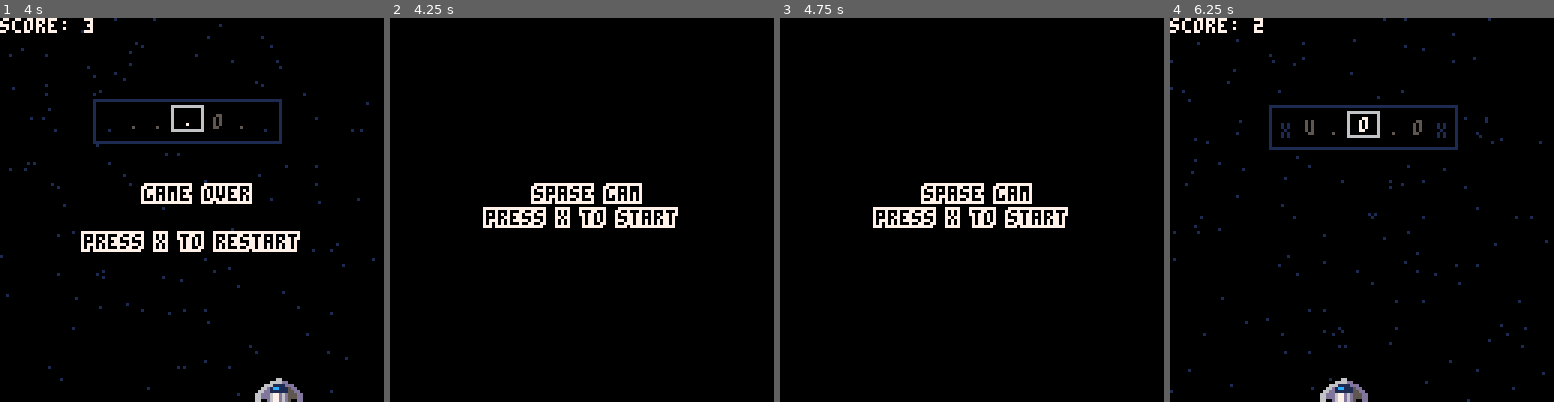
Above: before the commit, frames 1-4 (left to right).
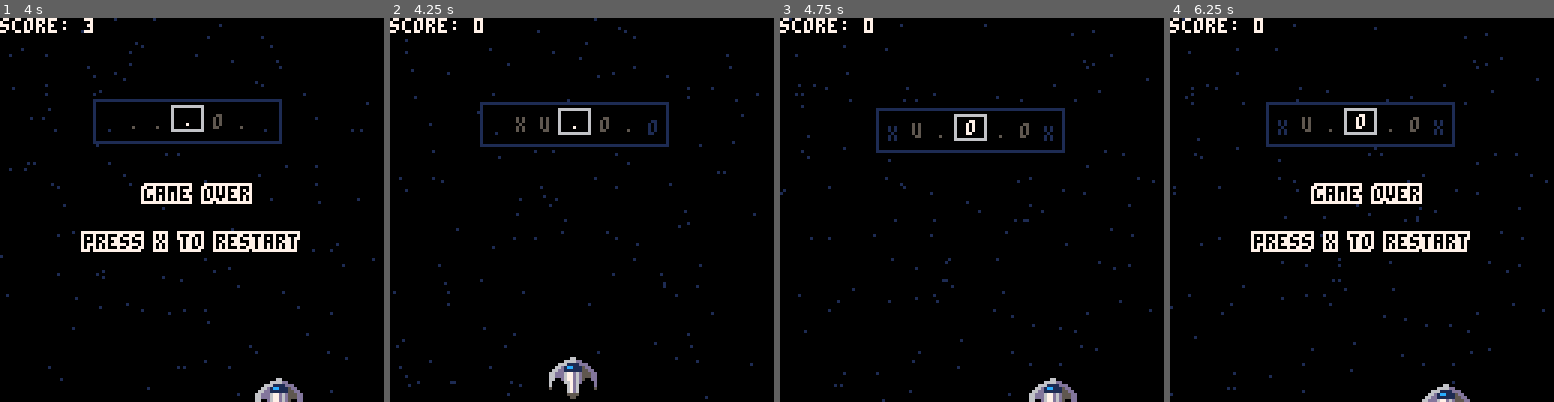
Above: after the commit, the same moments.

Repository: ryanford/EDM-Blastoff
Game: PICO-8 cartridge rhythm-game.p8
Two runs of this game, one before a commit and one after it. Both use one fixed random seed, a clock stepped at 60 frames per second and the inputs below.
Inputs:
- Up to frame 1 (4 s): tap X (X key) at 0.33, 1.07, 1.85, 2.97 s; tap O (Z key) at 0.7, 1.7, 2.1, 2.5, 2.9, 3.3, 3.7 s; hold Right 1.6-2.1 s; hold Up 2.15-2.42 s; hold Right 2.47-3.03 s; hold Left 3.08-3.58 s
- Up to frame 2 (4.25 s): hold Right from 4.02 s (still down); tap X (X key) at 4.08 s; tap O (Z key) at 4.1 s
- Up to frame 3 (4.75 s): tap O (Z key) at 4.5 s; release Right at 4.68 s; hold Up from 4.73 s (still down)
- Up to frame 4 (6.25 s): tap O (Z key) every 0.4 s from 4.9 to 6.1 s; release Up at 5.03 s; hold Left 5.08-5.68 s; tap X (X key) at 5.2 s; hold Right from 6.08 s (still down)

Frame 1 is identical in both runs. In frame 2, 5.6% of the frame differs, in the area x 0-97%, y 0-100%; in frame 3, 5.5%; in frame 4, 7.8%, in the area x 0-99%, y 0-100%.

Commit message:
Add conditional splash

Diff:
--- a/rhythm-game.p8
+++ b/rhythm-game.p8
@@ -2,6 +2,26 @@
 version 8
 __lua__
 function _init()
+  state={}
+  if active then
+    state.update=active_update
+    state.draw=active_draw
+  else
+    state.update=intro_update
+    state.draw=intro_draw
+  end
+  start_game()
+end
+
+function _update()
+  state.update()
+end
+
+function _draw()
+  state.draw()
+end
+
+function start_game()
   m_x = 0
   m_y = 0
   p={}
@@ -14,10 +34,10 @@
   p.power=3
 
   score=0
-  state={}
+  active=false
   -- these defaults below will get removed when menu is made
-  state.update=intro_update
-  state.draw=intro_draw
+  state.update=state.update or intro_update
+  state.draw=state.draw or intro_draw
   timeout=0
   lanes={32,64,96}
   obstacles={}
@@ -42,14 +62,6 @@
   next_pattern = {1,2,1,2,3,1,1,2}
   pattern_step = 0
   music_track = 0
-end
-
-function _update()
-  state.update()
-end
-
-function _draw()
-  state.draw()
 end
 
 function intro_update()
@@ -115,6 +127,7 @@
 
 function gameover()
   timeout = 0
+  active=true
   state.update=gameover_update
   state.draw=gameover_draw
 end
